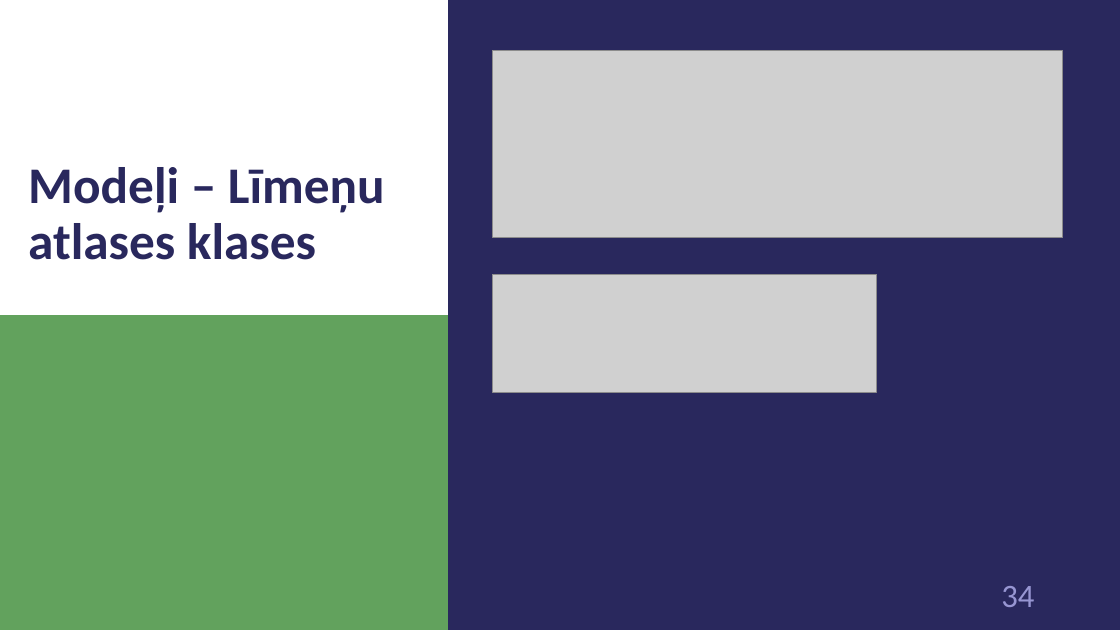
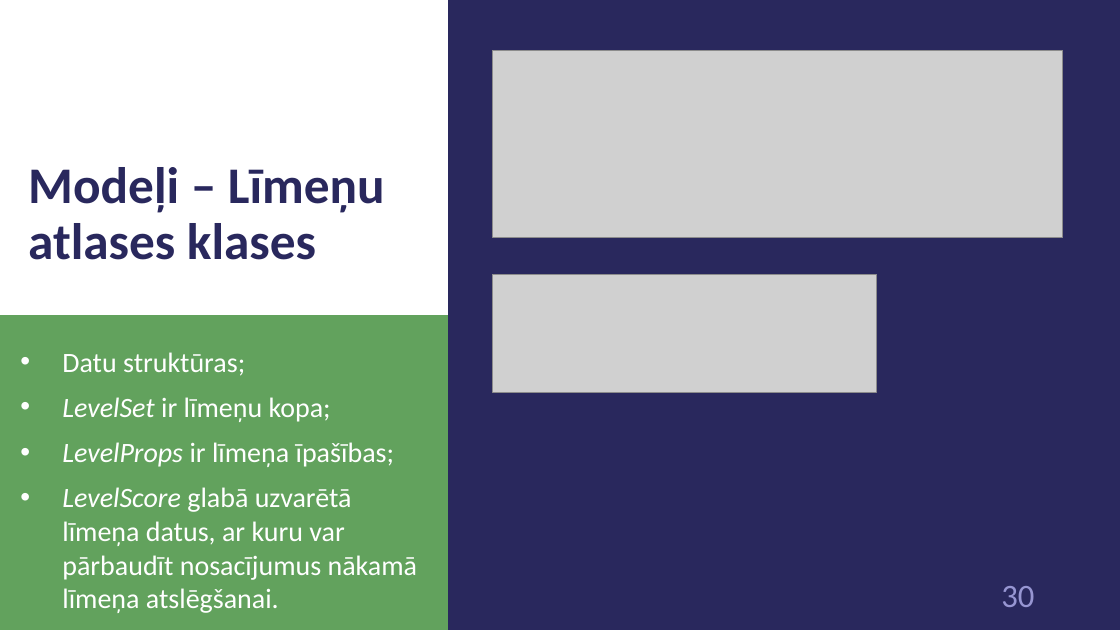
Before and after one commit to 1ivyatan/drumstalotajs, a slide deck: slide 30 of Documentation/Prezentācija.pptx (slide 34 before the commit). Drawn at 1120x630 pixels with LibreOffice and Linux fonts; fonts in the diff are those of the drawing; grey boxes stand for pictures. Boxes give left, top, right and bottom in pixels: in the first picture for what was removed or moved away, otherwise in the second. Text is boxed around its words. In the diff, an @@ line names an element or a change of style, - is before the commit and + after.

```diff
--- a/Documentation/Prezentācija.pptx
+++ b/Documentation/Prezentācija.pptx
@@ text added at (x1=62, y1=352, x2=418, y2=613), 24 pt, text #FFFFFF @@
+• Datu struktūras;
+• LevelSet ir līmeņu kopa;
+• LevelProps ir līmeņa īpašības;
+• LevelScore glabā uzvarētā līmeņa datus, ar kuru var pārbaudīt nosacījumus nākamā līmeņa atslēgšanai.
@@ page number at (x1=1001, y1=586, x2=1034, y2=607): text changed @@
-34
+30
```
Also in this commit, not shown: 11 other slides changed, 1 slide added, 5 slides removed.
